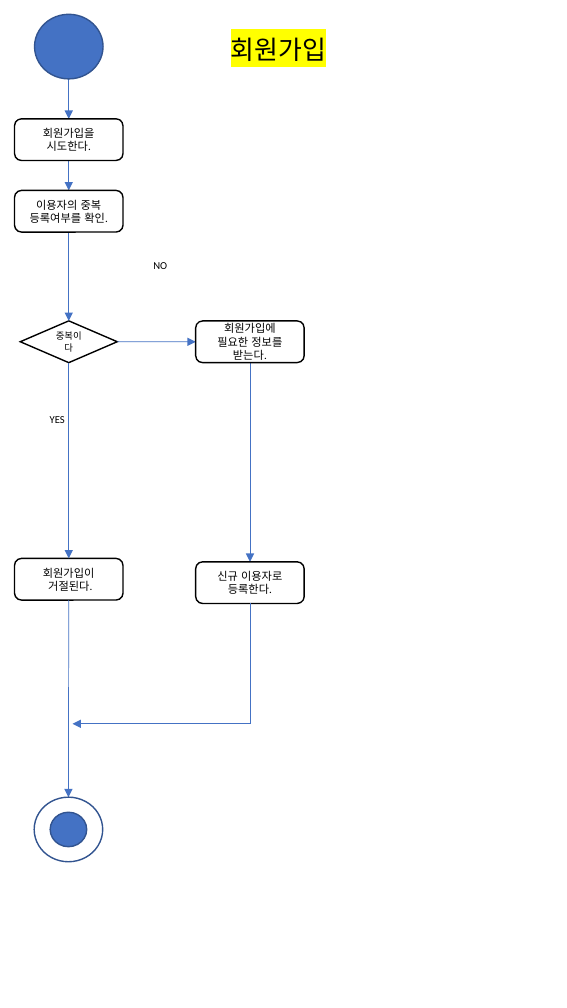
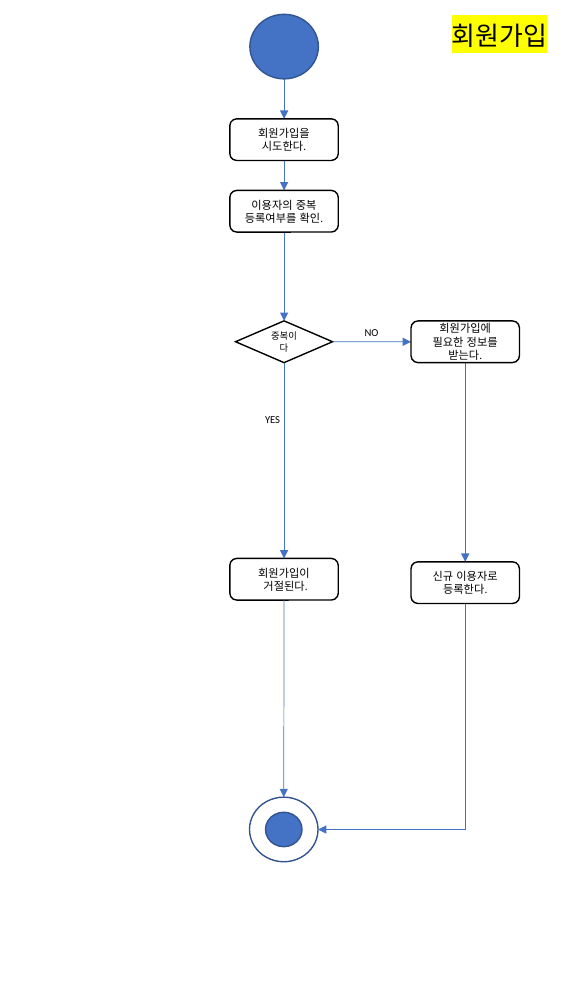
Before and after one commit to deodeok/moba, a slide deck: slide 1 of 소공 설계서/액티비티 다이어그램.pptx. Drawn at 567x1008 pixels with LibreOffice and Linux fonts; fonts in the diff are those of the drawing. Boxes give left, top, right and bottom in pixels: in the first picture for what was removed or moved away, otherwise in the second. Text is boxed around its words. In the diff, an @@ line names an element or a change of style, - is before the commit and + after.

```diff
--- a/소공 설계서/액티비티 다이어그램.pptx
+++ b/소공 설계서/액티비티 다이어그램.pptx
@@ text "회원가입": place and size @@
-text "회원가입" at [231,37,326,61]
+text "회원가입" at [452,23,547,47]
@@ text "NO": place and size @@
-text "NO" at [153,262,167,269]
+text "NO" at [365,329,379,336]
@@ 7 arrows, 5 rounded rectangles, 3 ellipses, 1 diamond, 1 text: place and size @@
-7 arrows, 5 rounded rectangles, 3 ellipses, 1 diamond, 1 text at [14,14,305,863]
+7 arrows, 5 rounded rectangles, 3 ellipses, 1 diamond, 1 text at [230,14,521,863]
@@ elbow arrow moved from (250, 604) - (73, 724) to (466, 604) - (318, 830) @@
```
Also in this commit, not shown: 6 other slides changed, 2 other files.
